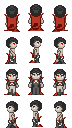
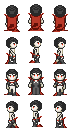
Layers edited between the first and the second 72 × 128 image:
painted on "ears" over <box>6,18,66,111</box>
painted on "head" over <box>7,18,65,113</box>
painted on "body" over <box>5,18,67,127</box>
